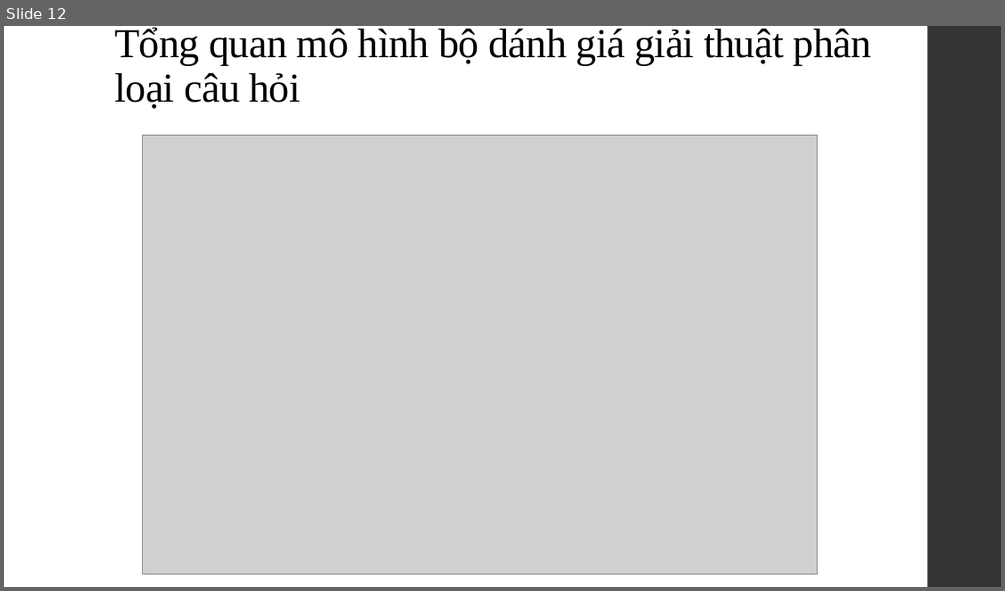
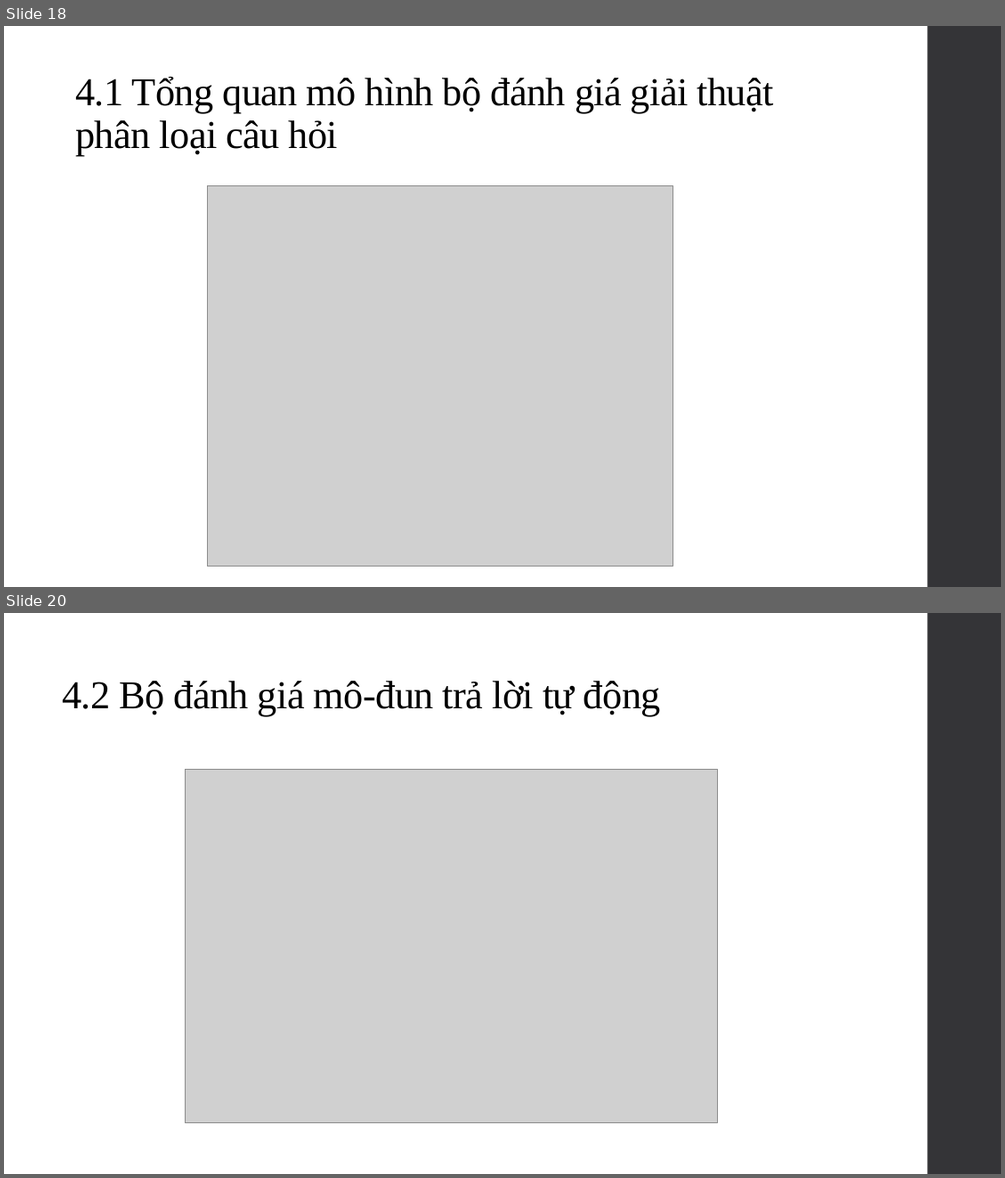
Before and after one commit to SaiGonSoftware/QA-Forum, a slide deck: Document/Baocao.pptx. Shown one above the other, each under a label of ours: slide 12 before the commit, slides 18 and 20 after it; the slides between them are not shown. The pictures are 1005x591 and 1005x1178 pixels, drawn with LibreOffice and Linux fonts; fonts in the diff are those of the drawing; grey boxes stand for pictures. Boxes give left, top, right and bottom in pixels: in the first picture for what was removed or moved away, otherwise in the second. Text is boxed around its words. In the diff, an @@ line names an element or a change of style, - is before the commit and + after.

```diff
--- a/Document/Baocao.pptx
+++ b/Document/Baocao.pptx
@@ slide 20 added at (4,613,1001,1174), background #FFFFFF; not listed: 1 template element that a slide beside it also shows @@
@@ title added at (62,681,661,716), 38 pt, text #000000 @@
+4.2 Bộ đánh giá mô-đun trả lời tự động
@@ picture added at (185,770,718,1123) @@
@@ what was slide 12 is now slide 18 @@
@@ slide 18 changed as well @@
@@ title at (75,77,774,156): text changed; size 39.6 to 38 pt @@
-Tổng quan mô hình bộ dánh giá giải thuật phân loại câu hỏi
+4.1 Tổng quan mô hình bộ đánh giá giải thuật phân loại câu hỏi
@@ picture: place and size @@
-picture at (142,135,817,574)
+picture at (208,185,672,566)
```
Also in this commit, not shown: 9 other slides changed, 13 other slides added, 2 slides removed, 16 other files.
